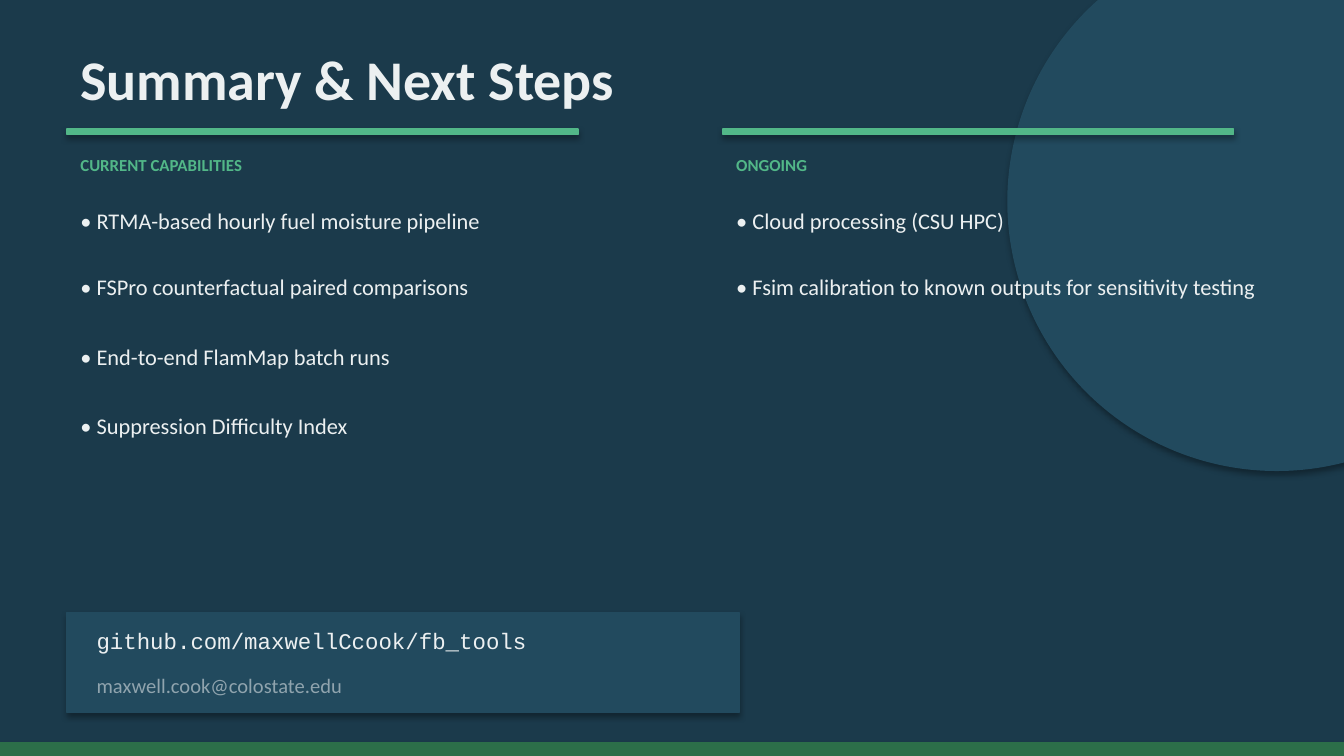
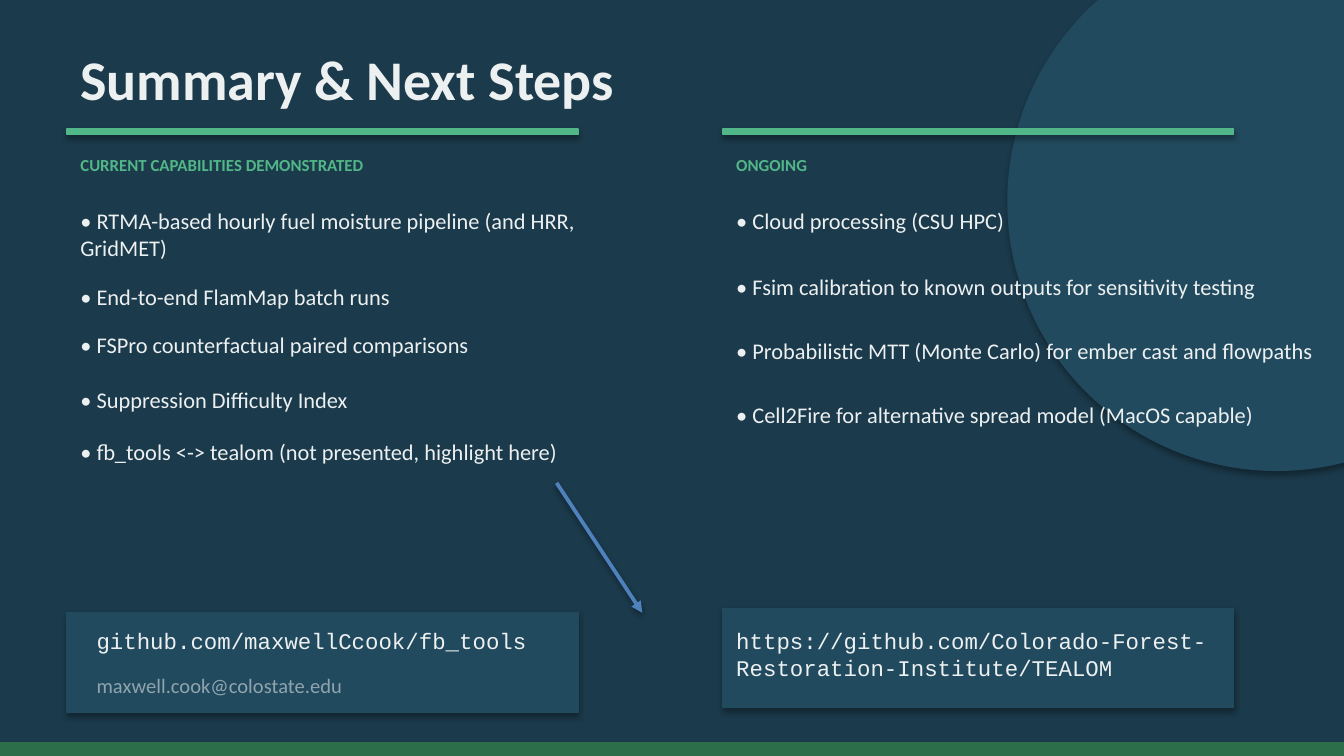
Before and after one commit to maxwellCcook/fb_tools, a slide deck: slide 27 of documents/fb_tools_intro_draft.pptx (slide 26 before the commit). Drawn at 1344x756 pixels with LibreOffice and Linux fonts; fonts in the diff are those of the drawing. Boxes give left, top, right and bottom in pixels: in the first picture for what was removed or moved away, otherwise in the second. Text is boxed around its words. In the diff, an @@ line names an element or a change of style, - is before the commit and + after.

Commit message:
Refactored test notebook, added PPT slides for fb_tools intro, refactored RTMA export with fire mask

```diff
--- a/documents/fb_tools_intro_draft.pptx
+++ b/documents/fb_tools_intro_draft.pptx
@@ text at [80,160,363,171]: text changed @@
-CURRENT CAPABILITIES
+CURRENT CAPABILITIES DEMONSTRATED
@@ text at [80,213,575,259]: text changed @@
-• RTMA-based hourly fuel moisture pipeline
+• RTMA-based hourly fuel moisture pipeline (and HRR, GridMET)
@@ text "• End-to-end FlamMap batch runs": place and size @@
-text "• End-to-end FlamMap batch runs" at [97,349,390,369]
+text "• End-to-end FlamMap batch runs" at [97,289,390,309]
@@ text "• FSPro counterfactual paired comparisons": place and size @@
-text "• FSPro counterfactual paired comparisons" at [97,279,468,299]
+text "• FSPro counterfactual paired comparisons" at [97,337,468,357]
@@ text added at [752,343,1312,363], 12 pt, text #ECF0F1 @@
+• Probabilistic MTT (Monte Carlo) for ember cast and flowpaths
@@ text "• Suppression Difficulty Index": place and size @@
-text "• Suppression Difficulty Index" at [97,418,348,438]
+text "• Suppression Difficulty Index" at [97,392,348,412]
@@ text added at [752,407,1252,430], 12 pt, text #ECF0F1 @@
+• Cell2Fire for alternative spread model (MacOS capable)
@@ text added at [97,444,556,464], 12 pt, text #ECF0F1 @@
+• fb_tools <-> tealom (not presented, highlight here)
@@ arrow added from (556, 482) to (642, 613), #4F81BD 2 pt @@
@@ rectangle: place and size @@
-rectangle at [67,613,739,712]
+rectangle at [67,613,578,712]
@@ rectangle added at [723,609,1234,708], fill #224A5E, outline #224A5E 0.75 pt @@
@@ text added at [736,633,1206,677], 12 pt, text #ECF0F1 @@
+https://github.com/Colorado-Forest-Restoration-Institute/TEALOM
```
Also in this commit, not shown: 8 other slides changed, 4 other files.
